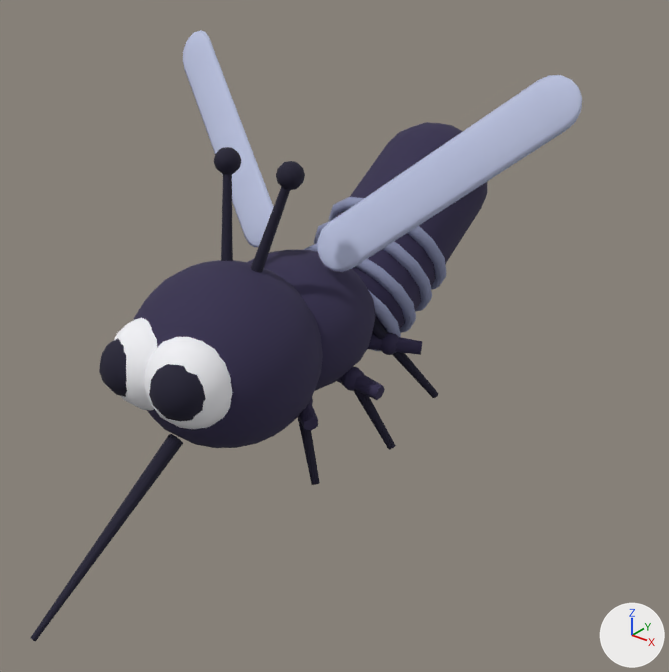
One commit to the glTF model public/models/mosquito.glb: the scene before it, then after it.
The view is the same before and after, from a 50 mm camera at (1.232, -1.388, 1.252) aimed at (0.113, 0.01, 0.385). Arrows for +X, +Y and +Z are at lower right; the lights stay in place. The picture after the commit comes second. Where no turn or scale is listed for an object, it has been applied to the vertices.
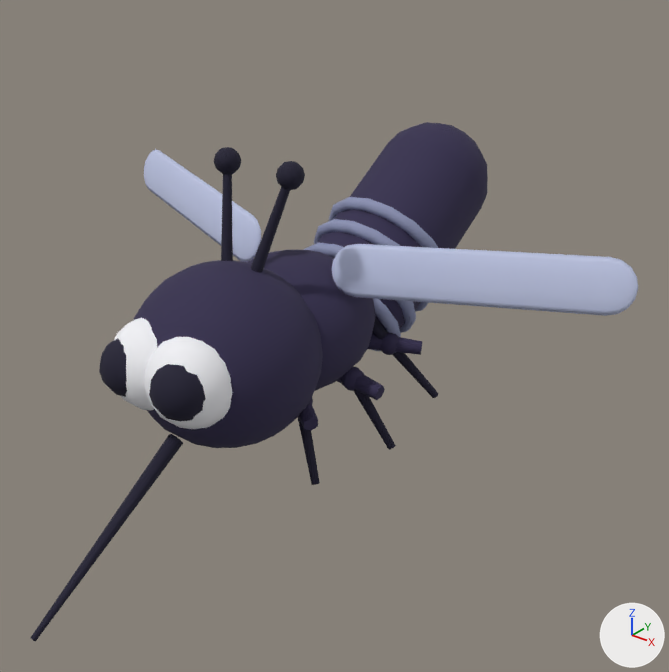
Diff of the bpy script that builds the scene:
```diff
--- a/public/models/mosquito.glb.py
+++ b/public/models/mosquito.glb.py
@@ ob_mesh_16 @@
 ob_mesh_16 = bpy.data.objects.new('Mesh_16', me_mesh_16)
-ob_mesh_16.parent = ob_node_1
-ob_mesh_16.location = (0.291, 0.141, 0.647)
-ob_mesh_16.rotation_euler = (-0.528, 0.789, -0.224)  # degrees (-30, 45, -13)
+ob_mesh_16.parent = ob_wingr
+ob_mesh_16.location = (0.342, 0.108, 0.0288)
+ob_mesh_16.rotation_euler = (-1.31, 1.255, -1.017)  # degrees (-75, 72, -58)
 ob_mesh_16.scale = (1.0, 0.22, 1.0)
@@ ob_mesh_17 @@
 ob_mesh_17 = bpy.data.objects.new('Mesh_17', me_mesh_17)
-ob_mesh_17.parent = ob_node_1
-ob_mesh_17.location = (-0.291, 0.141, 0.647)
-ob_mesh_17.rotation_euler = (-0.528, -0.789, 0.224)  # degrees (-30, -45, 13)
+ob_mesh_17.parent = ob_wingl
+ob_mesh_17.location = (-0.342, 0.108, 0.0288)
+ob_mesh_17.rotation_euler = (-1.31, -1.255, 1.017)  # degrees (-75, -72, 58)
 ob_mesh_17.scale = (1.0, 0.22, 1.0)
@@ ob_wingl @@
+ob_wingl = bpy.data.objects.new('wingL', None)
+ob_wingl.parent = ob_node_1
+ob_wingl.location = (-0.05, 0.02, 0.44)
@@ ob_wingr @@
+ob_wingr = bpy.data.objects.new('wingR', None)
+ob_wingr.parent = ob_node_1
+ob_wingr.location = (0.05, 0.02, 0.44)
```

Location of each change, (x1, y1, x2, y2) in pixels of the pictures (669 x 672 px):
'Mesh_16', moved, turned
    before: (317, 75, 582, 272)
    after: (332, 244, 638, 316)
'Mesh_17', moved, turned
    before: (183, 30, 274, 247)
    after: (144, 149, 261, 262)
